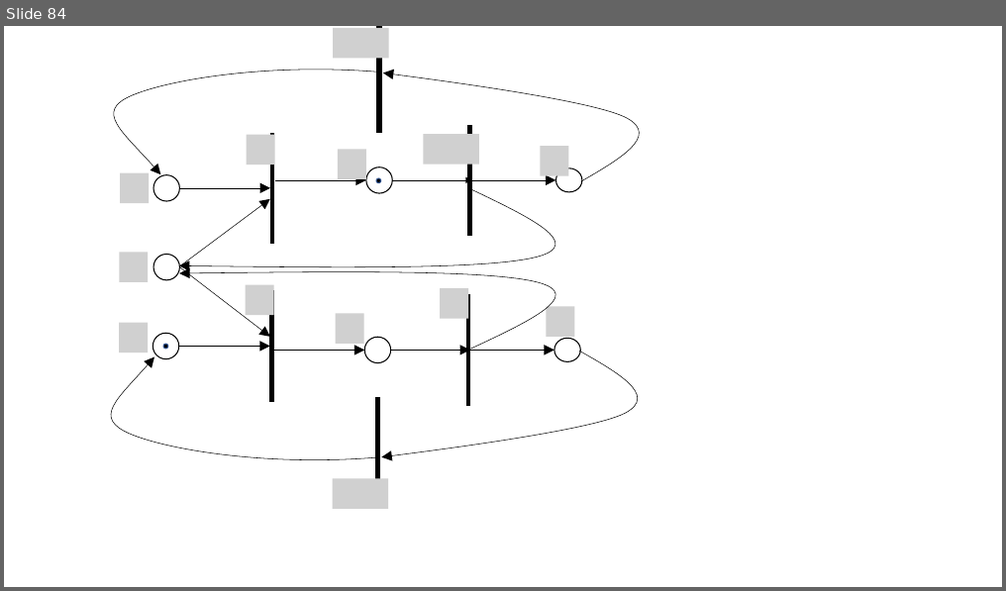
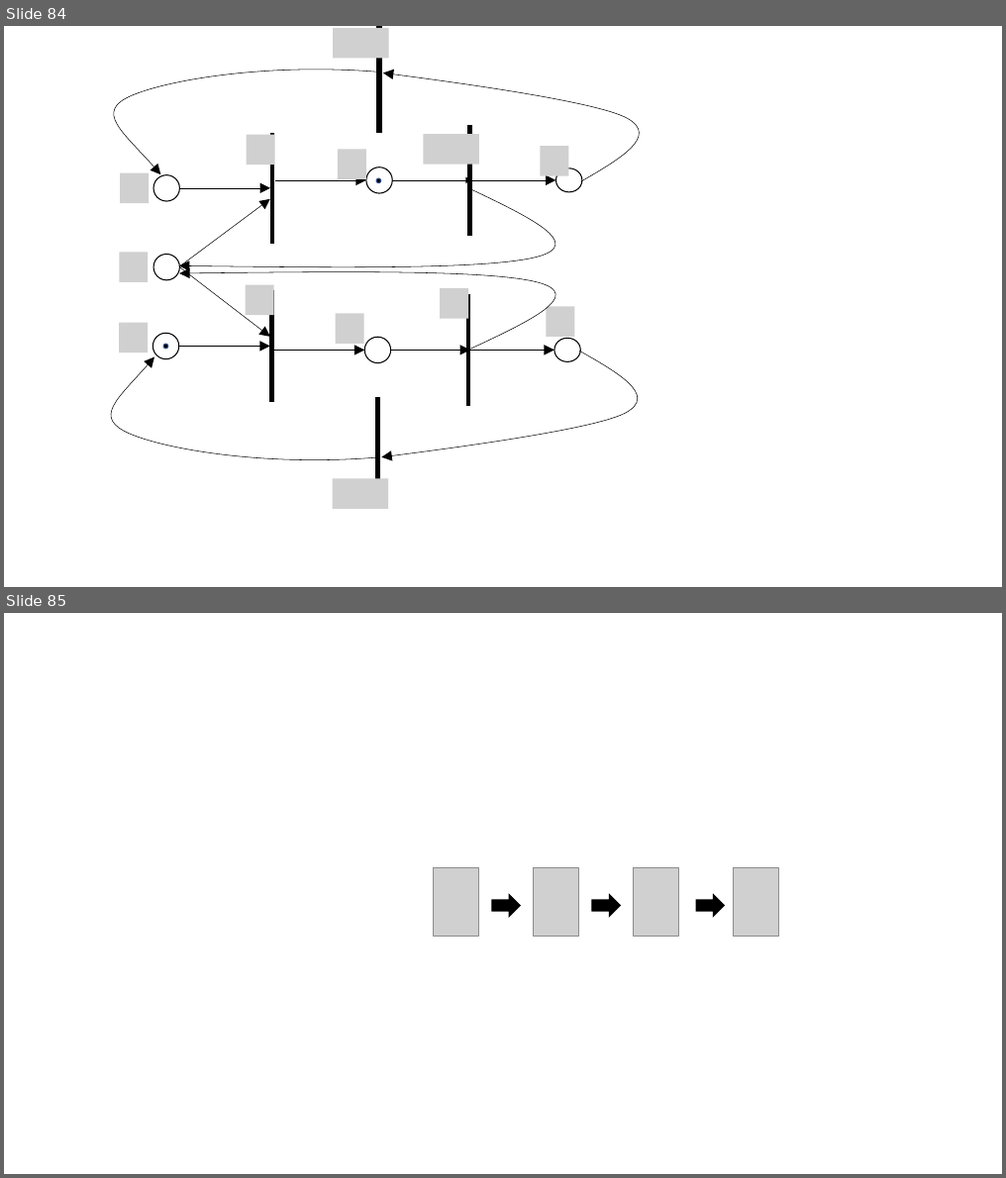
Before and after one commit to unibas-marcelluethi/software-engineering, a slide deck: docs/slides/drawings/graphics.pptx. Shown one above the other, each under a label of ours: slide 84 before the commit, slides 84 and 85 after it. The pictures are 1006x591 and 1006x1178 pixels, drawn with LibreOffice and Linux fonts; fonts in the diff are those of the drawing; grey boxes stand for pictures. Boxes give left, top, right and bottom in pixels: in the first picture for what was removed or moved away, otherwise in the second. Text is boxed around its words. In the diff, an @@ line names an element or a change of style, - is before the commit and + after.

```diff
--- a/docs/slides/drawings/graphics.pptx
+++ b/docs/slides/drawings/graphics.pptx
@@ slide 85 added at [4, 613, 1002, 1174], background #FFFFFF @@
@@ picture added at [433, 868, 478, 937] @@
@@ picture added at [534, 868, 579, 937] @@
@@ picture added at [634, 868, 679, 937] @@
@@ picture added at [734, 868, 779, 937] @@
@@ right arrow added at [492, 894, 521, 916], fill #000000, outline #000000 1 pt @@
@@ right arrow added at [592, 894, 621, 916], fill #000000, outline #000000 1 pt @@
@@ right arrow added at [696, 894, 725, 916], fill #000000, outline #000000 1 pt @@
```
Also in this commit, not shown: 5 other files.
